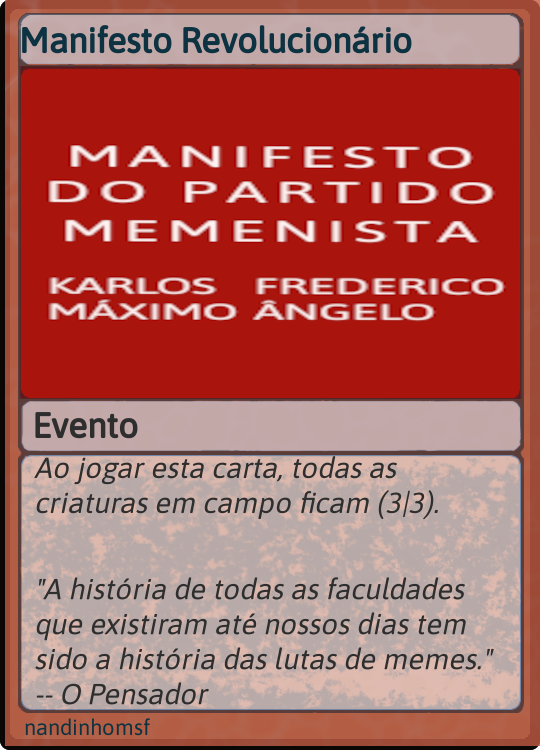
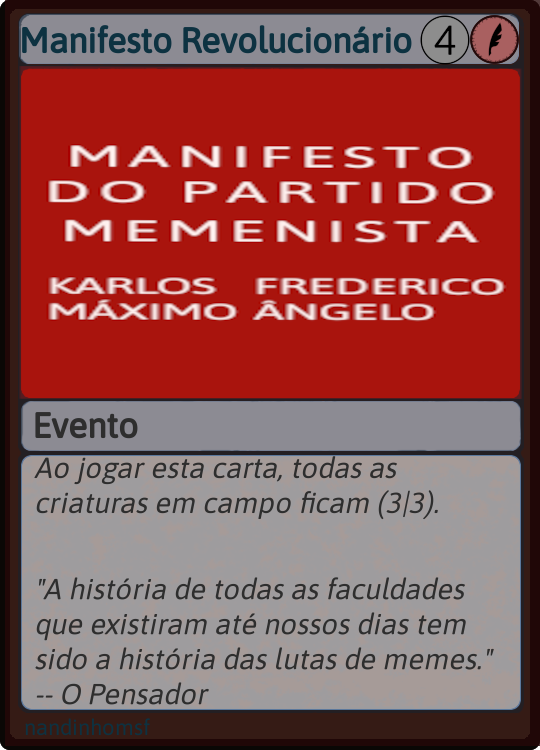
Layer changes from the first 540 × 750 image to the second:
added layer "Camada colada" above "Type Text" over 420, 15, 470, 65
painted on "Type Text" over 470, 15, 519, 64
painted on "humane" over 5, 0, 540, 746
